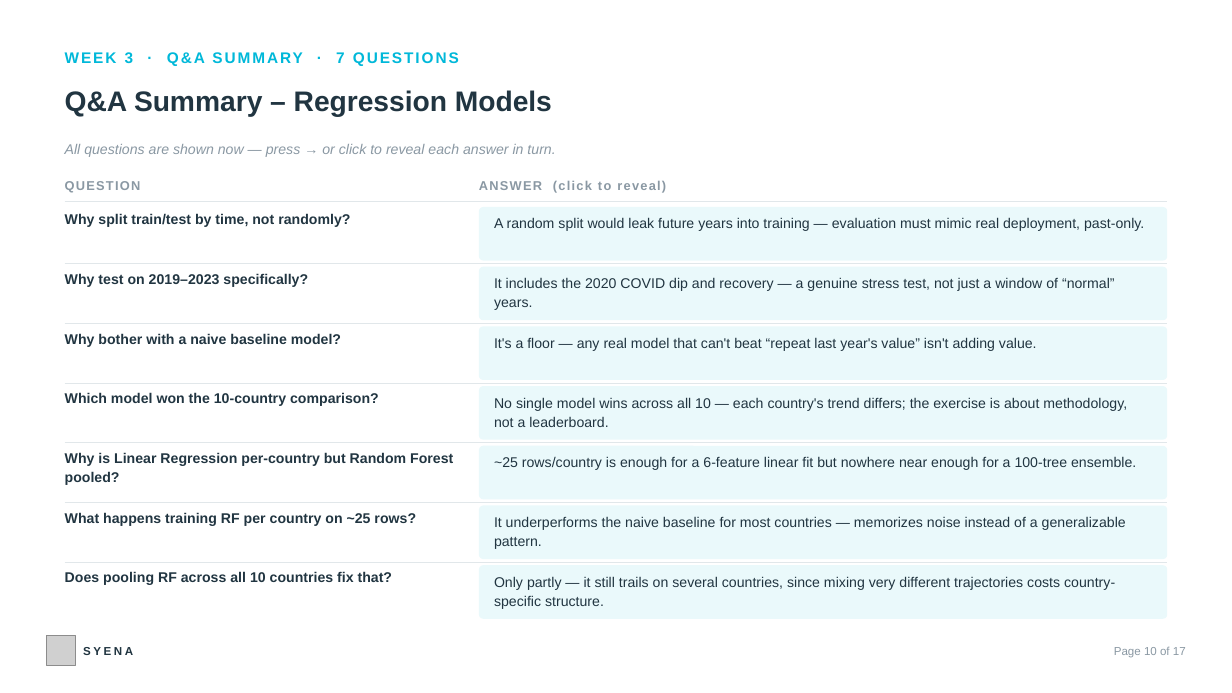
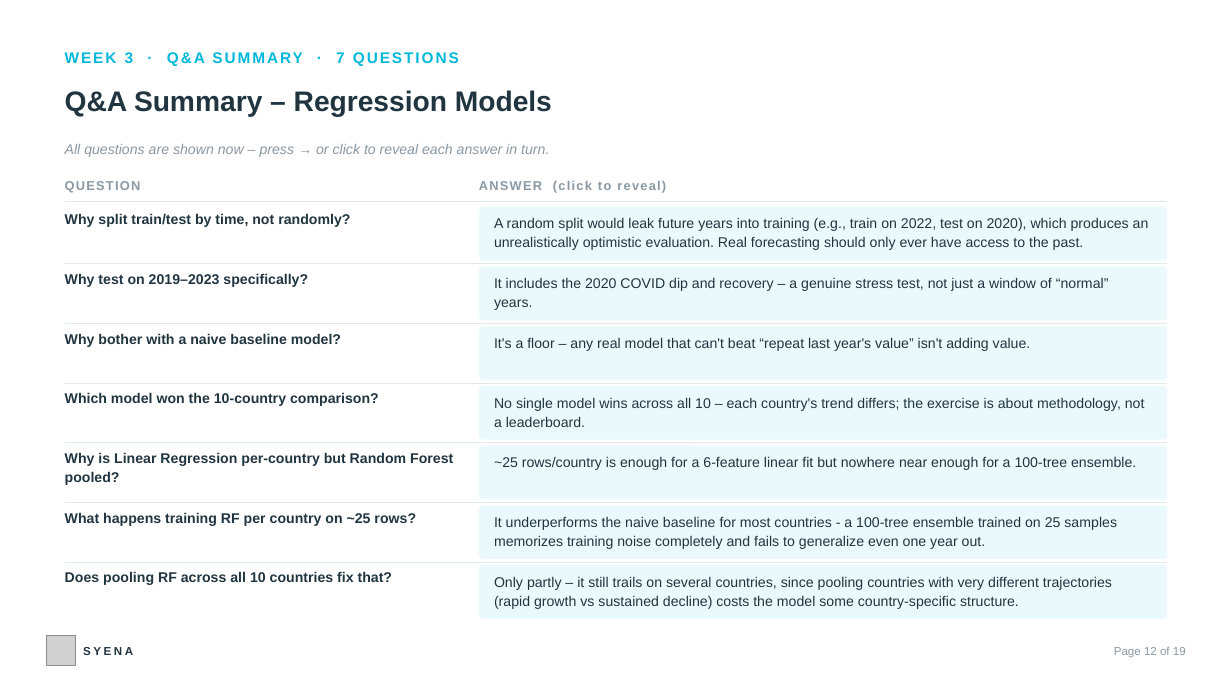
Before and after one commit to sauparnasarkar/climate-emissions-analysis-project, a slide deck: slide 12 of climate-dashboard-react/public/GHG_Internship_Review_QA_Deck.pptx (slide 10 before the commit). Drawn at 1232x693 pixels with LibreOffice and Linux fonts; fonts in the diff are those of the drawing; grey boxes stand for pictures. Boxes give left, top, right and bottom in pixels: in the first picture for what was removed or moved away, otherwise in the second. Text is boxed around its words. In the diff, an @@ line names an element or a change of style, - is before the commit and + after.

```diff
--- a/climate-dashboard-react/public/GHG_Internship_Review_QA_Deck.pptx
+++ b/climate-dashboard-react/public/GHG_Internship_Review_QA_Deck.pptx
@@ text at box(65, 144, 549, 157): text changed @@
-All questions are shown now — press → or click to reveal each answer in turn.
+All questions are shown now – press → or click to reveal each answer in turn.
@@ text in rounded rectangle at box(494, 217, 1149, 250): text changed @@
-A random split would leak future years into training — evaluation must mimic real deployment, past-only.
+A random split would leak future years into training (e.g., train on 2022, test on 2020), which produces an unrealistically optimistic evaluation. Real forecasting should only ever have access to the past.
@@ text in rounded rectangle at box(494, 277, 1109, 310): text changed @@
-It includes the 2020 COVID dip and recovery — a genuine stress test, not just a window of “normal” years.
+It includes the 2020 COVID dip and recovery – a genuine stress test, not just a window of “normal” years.
@@ text in rounded rectangle at box(494, 337, 1031, 351): text changed @@
-It's a floor — any real model that can't beat “repeat last year's value” isn't adding value.
+It's a floor – any real model that can't beat “repeat last year's value” isn't adding value.
@@ text in rounded rectangle at box(494, 397, 1145, 427): text changed @@
-No single model wins across all 10 — each country's trend differs; the exercise is about methodology, not a leaderboard.
+No single model wins across all 10 – each country's trend differs; the exercise is about methodology, not a leaderboard.
@@ text in rounded rectangle at box(494, 516, 1117, 549): text changed @@
-It underperforms the naive baseline for most countries — memorizes noise instead of a generalizable pattern.
+It underperforms the naive baseline for most countries - a 100-tree ensemble trained on 25 samples memorizes training noise completely and fails to generalize even one year out.
@@ text in rounded rectangle at box(494, 576, 1112, 609): text changed @@
-Only partly — it still trails on several countries, since mixing very different trajectories costs country-specific structure.
+Only partly – it still trails on several countries, since pooling countries with very different trajectories (rapid growth vs sustained decline) costs the model some country-specific structure.
@@ text at box(1114, 647, 1186, 657): text changed @@
-Page 10 of 17
+Page 12 of 19
```
Also in this commit, not shown: 16 other slides changed, 2 slides added.
